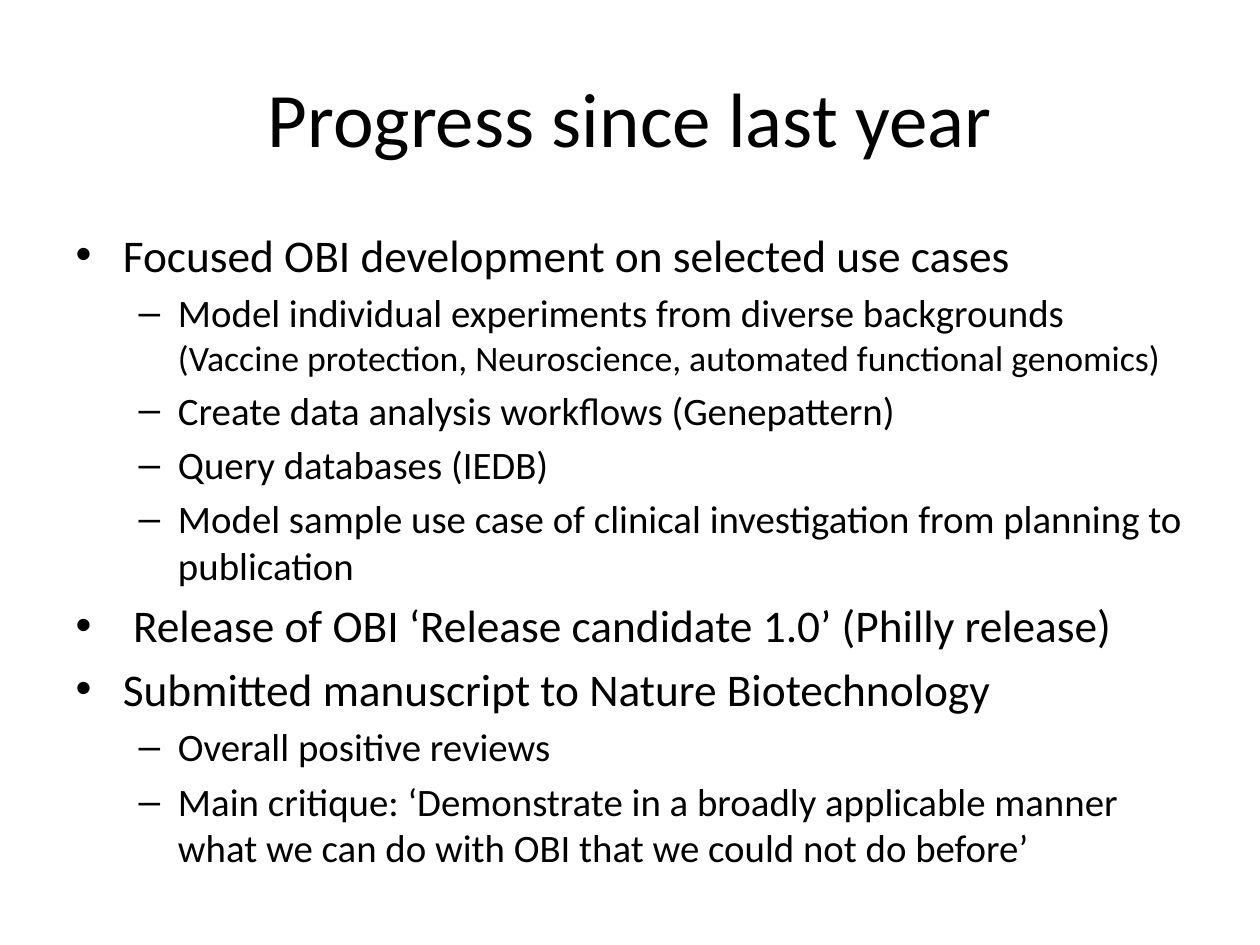
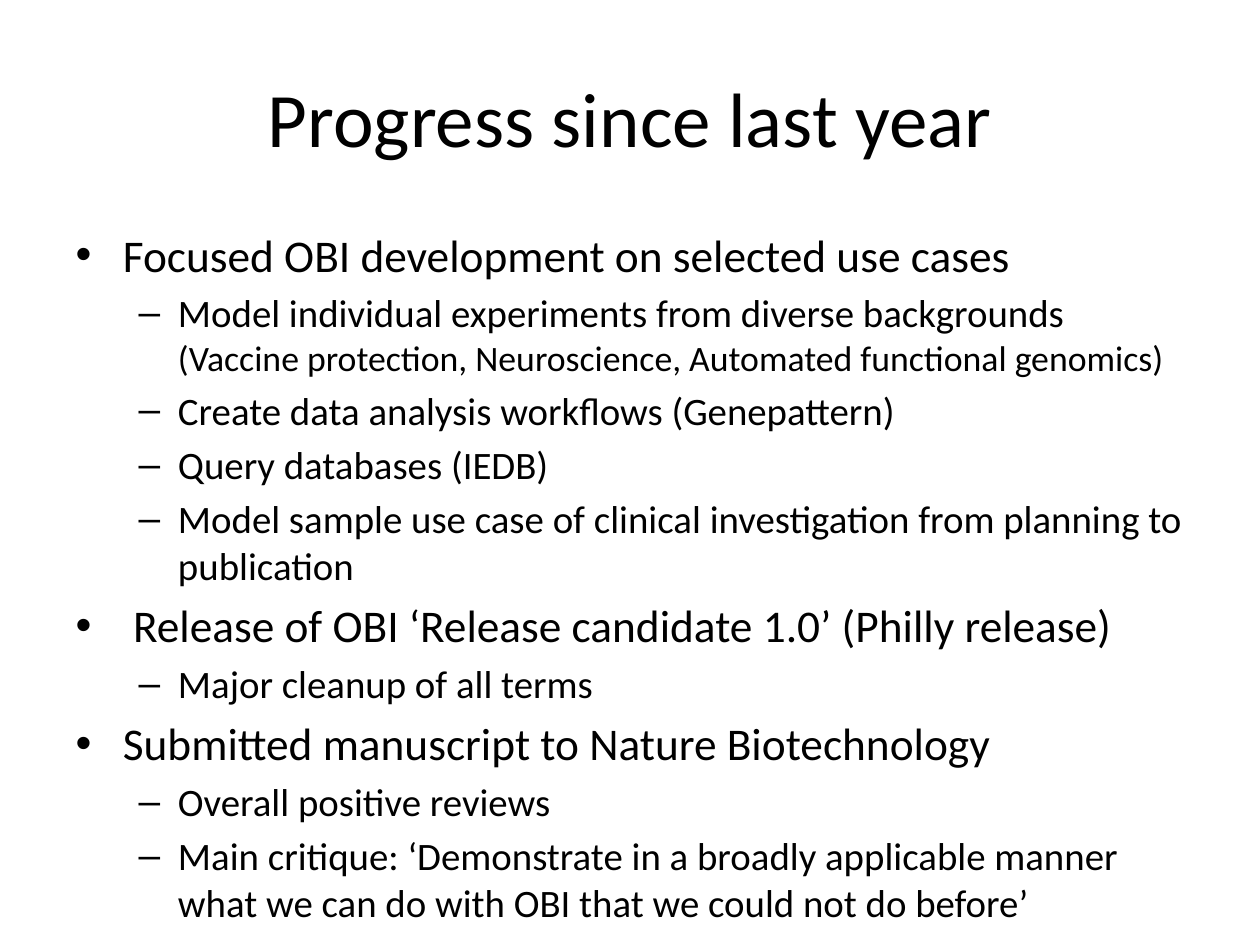
Before and after one commit to jamesaoverton/obi-backup, a slide deck: slide 2 of docs/presentations/2010-02 OBO foundry presentation.pptx. Drawn at 1260x945 pixels with LibreOffice and Linux fonts; fonts in the diff are those of the drawing. Boxes give left, top, right and bottom in pixels: in the first picture for what was removed or moved away, otherwise in the second. Text is boxed around its words. In the diff, an @@ line names an element or a change of style, - is before the commit and + after.

```diff
--- a/docs/presentations/2010-02 OBO foundry presentation.pptx
+++ b/docs/presentations/2010-02 OBO foundry presentation.pptx
@@ text at <box>178,300,1163,377</box>: text changed @@
-  – Model individual experiments from diverse backgrounds
-    (Vaccine protection, Neuroscience, automated functional genomics)
+  – Model individual experiments from diverse backgrounds
+    (Vaccine protection, Neuroscience, Automated functional genomics)
@@ text at <box>178,671,593,705</box>: paragraph added @@
+  – Major cleanup of all terms
```
Also in this commit, not shown: 5 other slides changed, 1 slide added.
